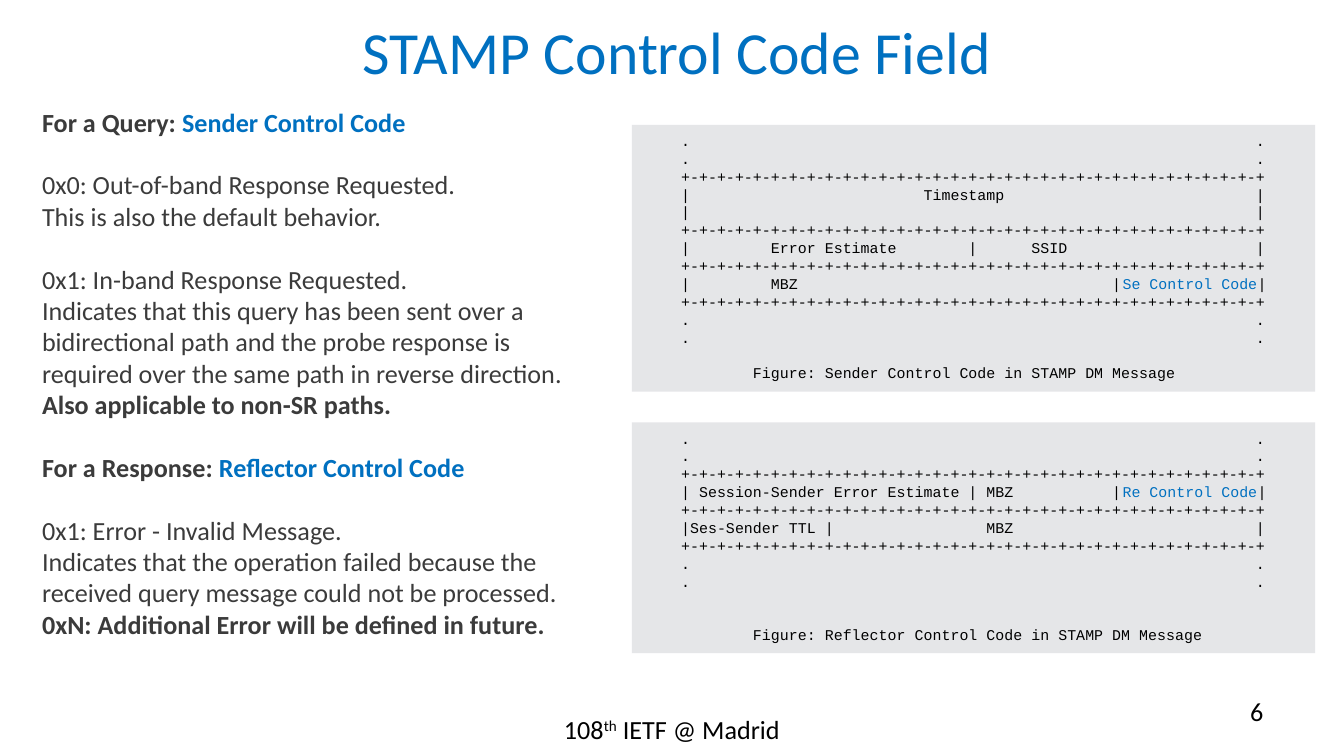
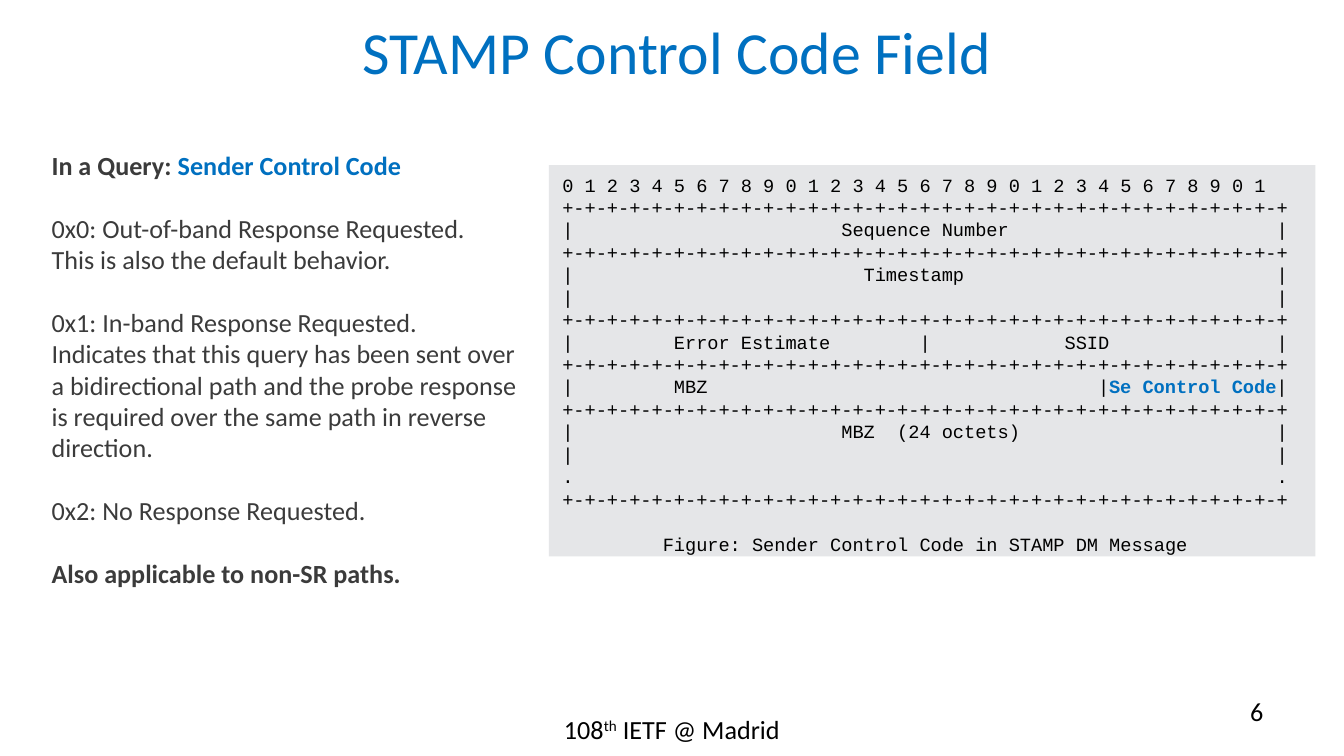
Before and after one commit to rakgandhi/ietf-slides, a slide deck: slide 6 of draft-gandhi-spring-stamp-srpm-01.pptx. Drawn at 1344x756 pixels with LibreOffice and Linux fonts; fonts in the diff are those of the drawing. Boxes give left, top, right and bottom in pixels: in the first picture for what was removed or moved away, otherwise in the second. Text is boxed around its words. In the diff, an @@ line names an element or a change of style, - is before the commit and + after.

```diff
--- a/draft-gandhi-spring-stamp-srpm-01.pptx
+++ b/draft-gandhi-spring-stamp-srpm-01.pptx
@@ text "In a Query: Sender Control ...": place and size @@
-text "In a Query: Sender Control ..." at bbox=[42, 113, 561, 634]
+text "In a Query: Sender Control ..." at bbox=[52, 156, 517, 587]
@@ text at bbox=[52, 156, 401, 179]: text changed @@
-For a Query: Sender Control Code
+In a Query: Sender Control Code
@@ rectangle "0 1 2 3 4 ...": place and size @@
-rectangle "0 1 2 3 4 ..." at bbox=[632, 125, 1314, 392]
+rectangle "0 1 2 3 4 ..." at bbox=[548, 165, 1314, 556]
@@ rectangle "0 1 2 3 4 ..." at bbox=[548, 165, 1314, 556]: vertical alignment top to middle @@
@@ text in rectangle at bbox=[562, 179, 1265, 285]: text changed; size 8 to 10 pt @@
-. .
-. .
-+-+-+-+-+-+-+-+-+-+-+-+-+-+-+-+-+-+-+-+-+-+-+-+-+-+-+-+-+-+-+-+-+
-| Timestamp |
-| |
-+-+-+-+-+-+-+-+-+-+-+-+-+-+-+-+-+-+-+-+-+-+-+-+-+-+-+-+-+-+-+-+-+
+0 1 2 3 4 5 6 7 8 9 0 1 2 3 4 5 6 7 8 9 0 1 2 3 4 5 6 7 8 9 0 1
++-+-+-+-+-+-+-+-+-+-+-+-+-+-+-+-+-+-+-+-+-+-+-+-+-+-+-+-+-+-+-+-+ | Sequence Number | +-+-+-+-+-+-+-+-+-+-+-+-+-+-+-+-+-+-+-+-+-+-+-+-+-+-+-+-+-+-+-+-+ | Timestamp | | | +-+-+-+-+-+-+-+-+-+-+-+-+-+-+-+-+-+-+-+-+-+-+-+-+-+-+-+-+-+-+-+-+
@@ text in rectangle at bbox=[663, 336, 1288, 555]: size 8 to 10 pt in "| Error Estimate | SSID |", "+-+-+-+-+-+-+-+-+-+-+-+-+-+-+-+-+-+-+-+-+-+-+-+-+-+-+-+-+-+- ...", "| MBZ |Se Control Code|", "+-+-+-+-+-+-+-+-+-+-+-+-+-+-+-+-+-+-+-+-+-+-+-+-+-+-+-+-+-+- ..." and 1 more places; bold on in "|Se Control Code|" @@
@@ rectangle removed at bbox=[632, 422, 1314, 653] @@
-. .
-. .
-+-+-+-+-+-+-+-+-+-+-+-+-+-+-+-+-+-+-+-+-+-+-+-+-+-+-+-+-+-+-+-+-+
-| Session-Sender Error Estimate | MBZ |Re Control Code|
-+-+-+-+-+-+-+-+-+-+-+-+-+-+-+-+-+-+-+-+-+-+-+-+-+-+-+-+-+-+-+-+-+
-|Ses-Sender TTL | MBZ |
-+-+-+-+-+-+-+-+-+-+-+-+-+-+-+-+-+-+-+-+-+-+-+-+-+-+-+-+-+-+-+-+-+
-. .
-. .
-Figure: Reflector Control Code in STAMP DM Message
@@ text in rectangle at bbox=[841, 425, 1020, 442]: text changed; size 8 to 10 pt @@
-. .
-. .
+| MBZ (24 octets) |
+| |
+. . +-+-+-+-+-+-+-+-+-+-+-+-+-+-+-+-+-+-+-+-+-+-+-+-+-+-+-+-+-+-+-+-+
@@ text at bbox=[42, 458, 556, 634]: paragraphs removed @@
-For a Response: Reflector Control Code
-0x1: Error - Invalid Message.
-Indicates that the operation failed because the received query message could not be processed.
-0xN: Additional Error will be defined in future.
@@ text at bbox=[52, 502, 365, 524]: paragraph added @@
+0x2: No Response Requested.
```
Also in this commit, not shown: 3 other slides changed, 3 other files.
